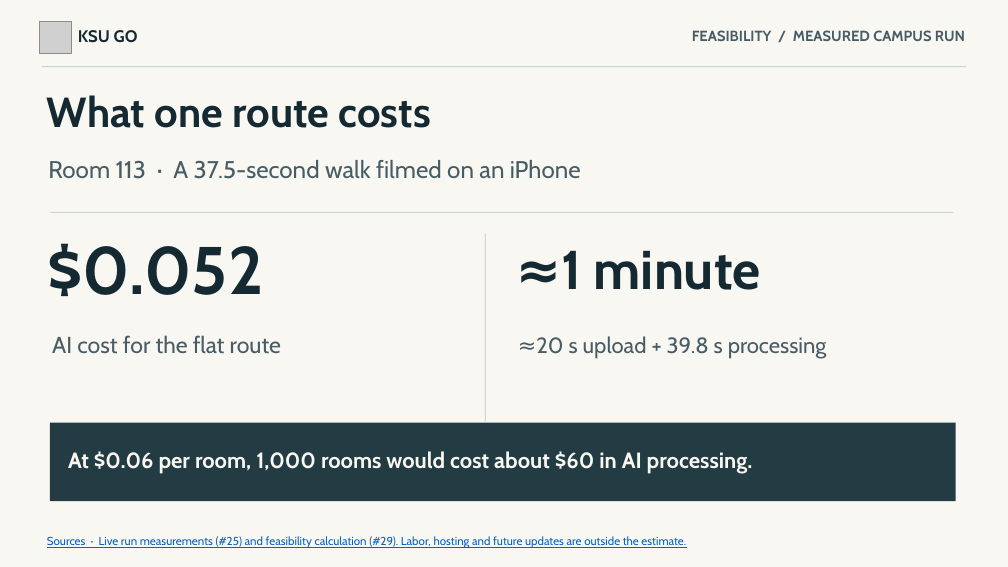
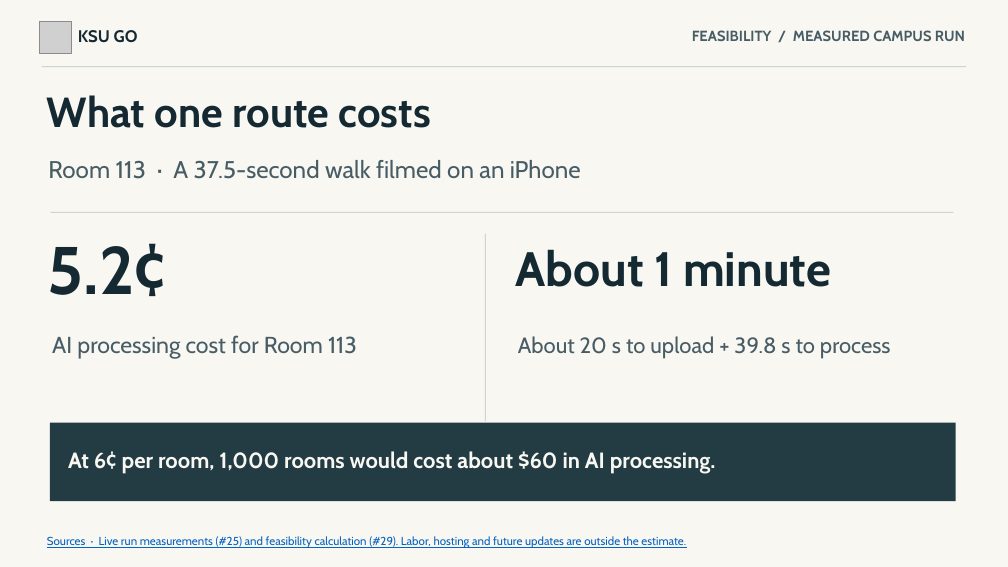
Before and after one commit to chernohb23/KSU-GO, a slide deck: slide 6 of pitch/KSU-GO-Presentation.pptx. Drawn at 1008x567 pixels with LibreOffice and Linux fonts; fonts in the diff are those of the drawing; grey boxes stand for pictures. Boxes give left, top, right and bottom in pixels: in the first picture for what was removed or moved away, otherwise in the second. Text is boxed around its words. In the diff, an @@ line names an element or a change of style, - is before the commit and + after.

```diff
--- a/pitch/KSU-GO-Presentation.pptx
+++ b/pitch/KSU-GO-Presentation.pptx
@@ text at (48,243,167,296): text changed @@
-$0.052
+5.2¢
@@ text at (516,249,831,287): text changed; size 52 to 46 pt @@
-≈1 minute
+About 1 minute
@@ text at (52,335,357,359): text changed @@
-AI cost for the flat route
+AI processing cost for Room 113
@@ text at (518,336,891,359): text changed @@
-≈20 s upload + 39.8 s processing
+About 20 s to upload + 39.8 s to process
@@ text at (68,451,716,474): text changed @@
-At $0.06 per room, 1,000 rooms would cost about $60 in AI processing.
+At 6¢ per room, 1,000 rooms would cost about $60 in AI processing.
```
Also in this commit, not shown: 4 other slides changed, 1 other file.
